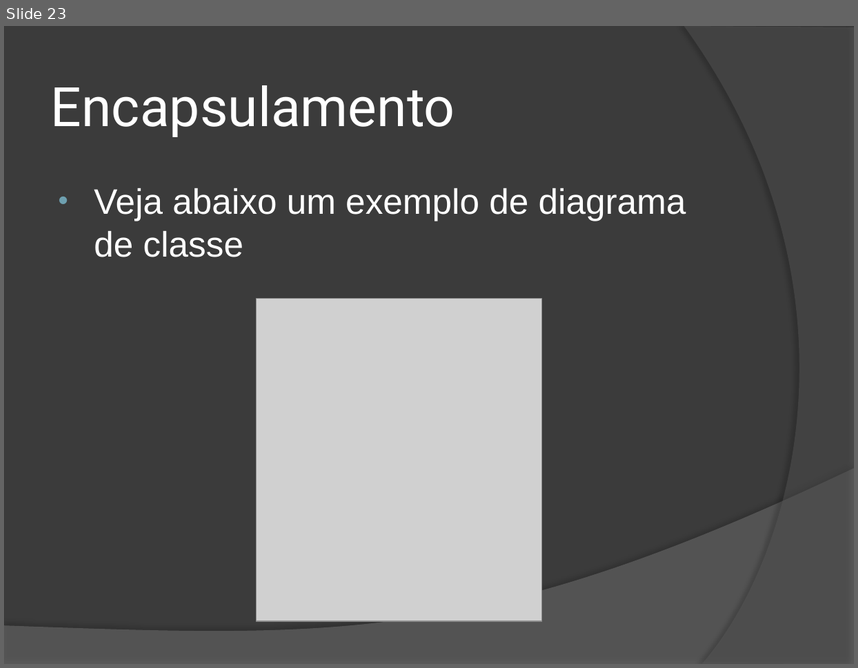
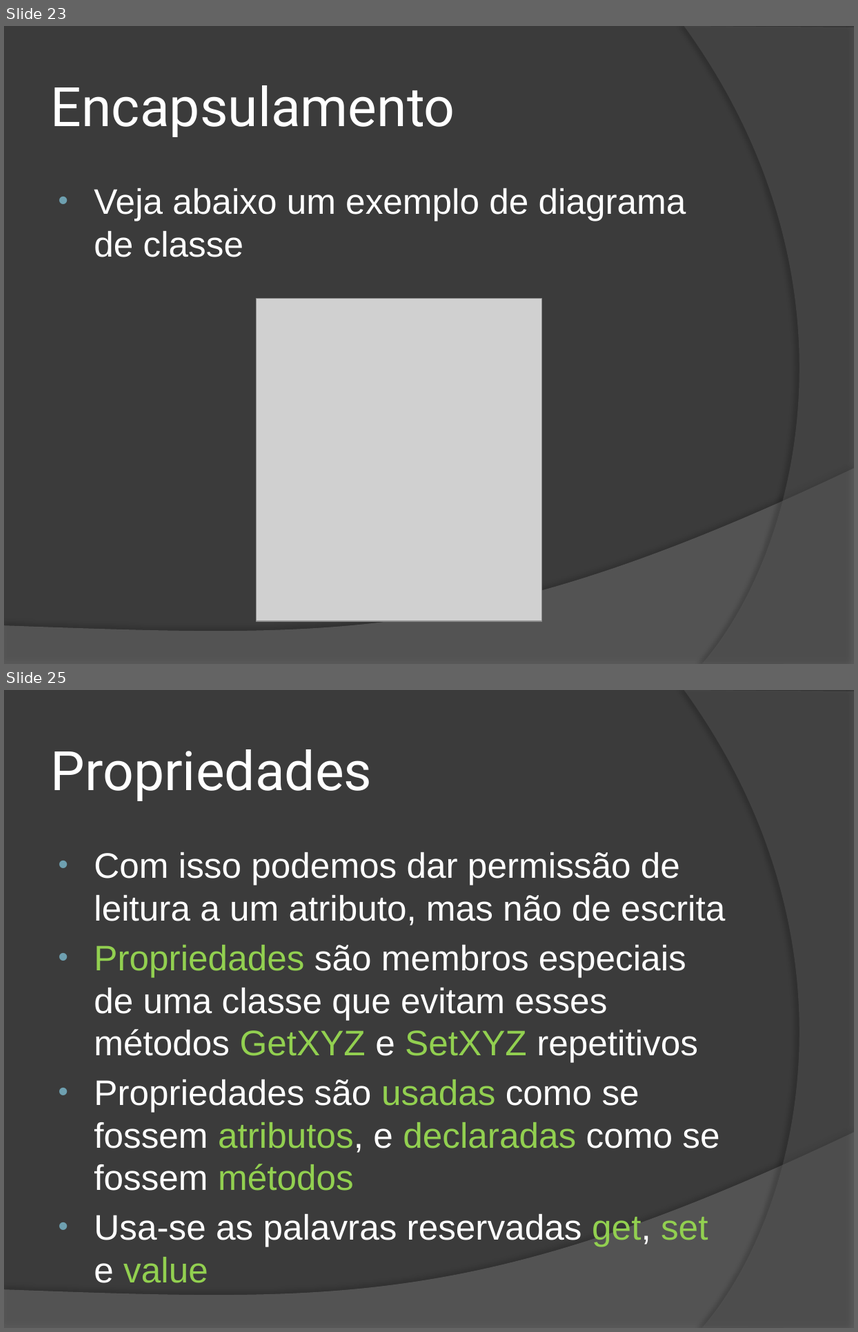
Before and after one commit to wind39/wind39.github.io, a slide deck: curso/modulo2capitulo1.pptx. Shown one above the other, each under a label of ours: slide 23 before the commit, slides 23 and 25 after it; the slides between them are not shown. The pictures are 858x668 and 858x1332 pixels, drawn with LibreOffice and Linux fonts; fonts in the diff are those of the drawing; grey boxes stand for pictures. Boxes give left, top, right and bottom in pixels: in the first picture for what was removed or moved away, otherwise in the second. Text is boxed around its words. In the diff, an @@ line names an element or a change of style, - is before the commit and + after.

```diff
--- a/curso/modulo2capitulo1.pptx
+++ b/curso/modulo2capitulo1.pptx
@@ slide 25 added at [4, 690, 854, 1328], background #3B3B3B; not listed: 2 template elements that a slide beside it also shows @@
@@ title added at [51, 749, 372, 801], 46 pt, text #FFFFFF @@
+Propriedades
@@ text added at [94, 852, 725, 1246], 30 pt, text #FFFFFF @@
+• Com isso podemos dar permissão de leitura a um atributo, mas não de escrita
+• Propriedades são membros especiais de uma classe que evitam esses métodos GetXYZ e SetXYZ repetitivos
+• Propriedades são usadas como se fossem atributos, e declaradas como se fossem métodos
+• Usa-se as palavras reservadas get, set e value
```
Also in this commit, not shown: 1 slide changed, 6 other slides added, 3 other files.
